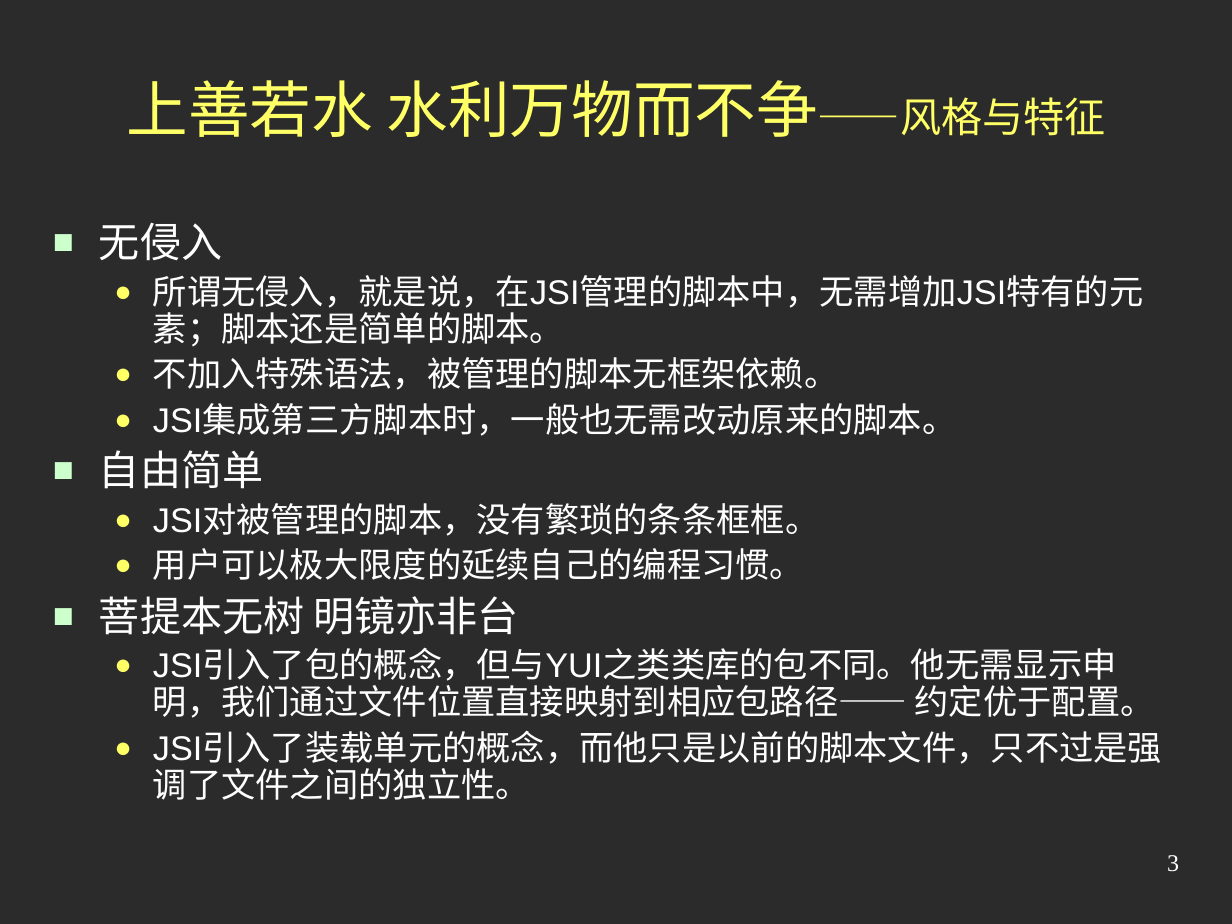
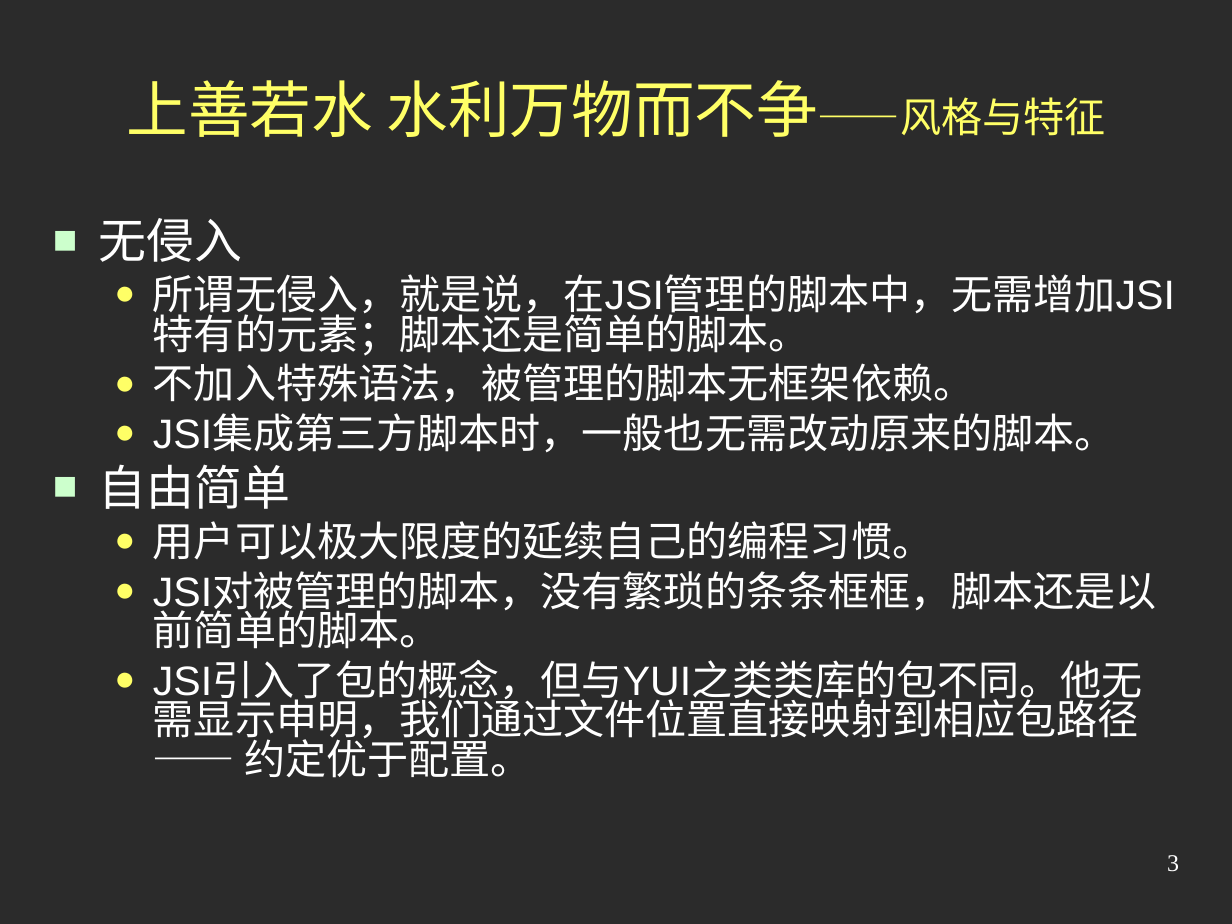
Before and after one commit to austgl/jsi, a slide deck: slide 3 of JSI2/web/doc/Preview2.ppt. Drawn at 1232x924 pixels with LibreOffice and Linux fonts; fonts in the diff are those of the drawing; background and template pictures are left out; a plain dark background stands for a picture behind light text. Boxes give left, top, right and bottom in pixels: in the first picture for what was removed or moved away, otherwise in the second. Text is boxed around its words. In the diff, an @@ line names an element or a change of style, - is before the commit and + after.

```diff
--- a/JSI2/web/doc/Preview2.ppt
+++ b/JSI2/web/doc/Preview2.ppt
@@ text at (99, 218, 1175, 778): size 24 to 28 pt in "无侵入", "自由简单"; size 20 to 24 pt in "所谓无侵入，就是说，在JSI管理的脚本中，无需增加JSI特有的元素；脚本还是简单的脚本。", "不加入特殊语法，被管理的脚本无框架依赖。", "JSI集成第三方脚本时，一般也无需改动原来的脚本。", "用户可以极大限度的延续自己的编程习惯。" and 1 more places; line spacing 0.9 to 0.8; more space between paragraphs @@
@@ text at (153, 504, 819, 536): paragraph removed @@
-  ● JSI对被管理的脚本，没有繁琐的条条框框。
@@ text at (153, 573, 1157, 649): text changed @@
-■ 菩提本无树 明镜亦非台
+  ● JSI对被管理的脚本，没有繁琐的条条框框，脚本还是以前简单的脚本。
@@ text at (153, 732, 1162, 800): paragraph removed @@
-  ● JSI引入了装载单元的概念，而他只是以前的脚本文件，只不过是强调了文件之间的独立性。
```
Also in this commit, not shown: 5 other slides changed, 5 other files.
